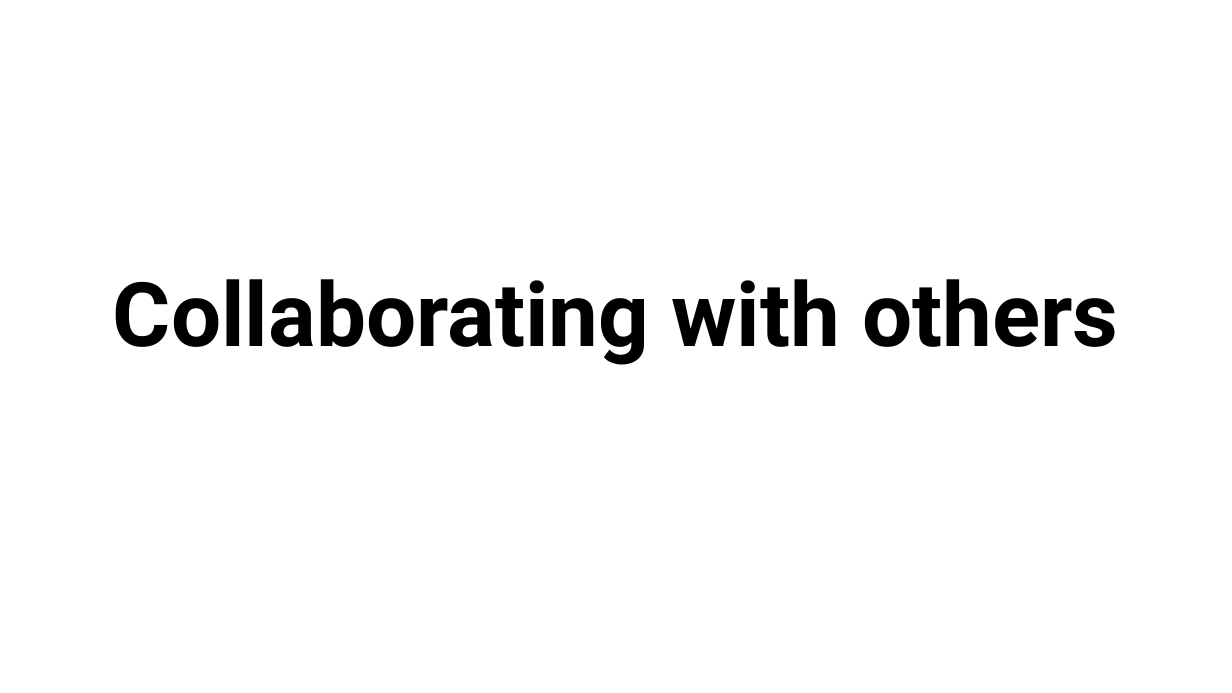
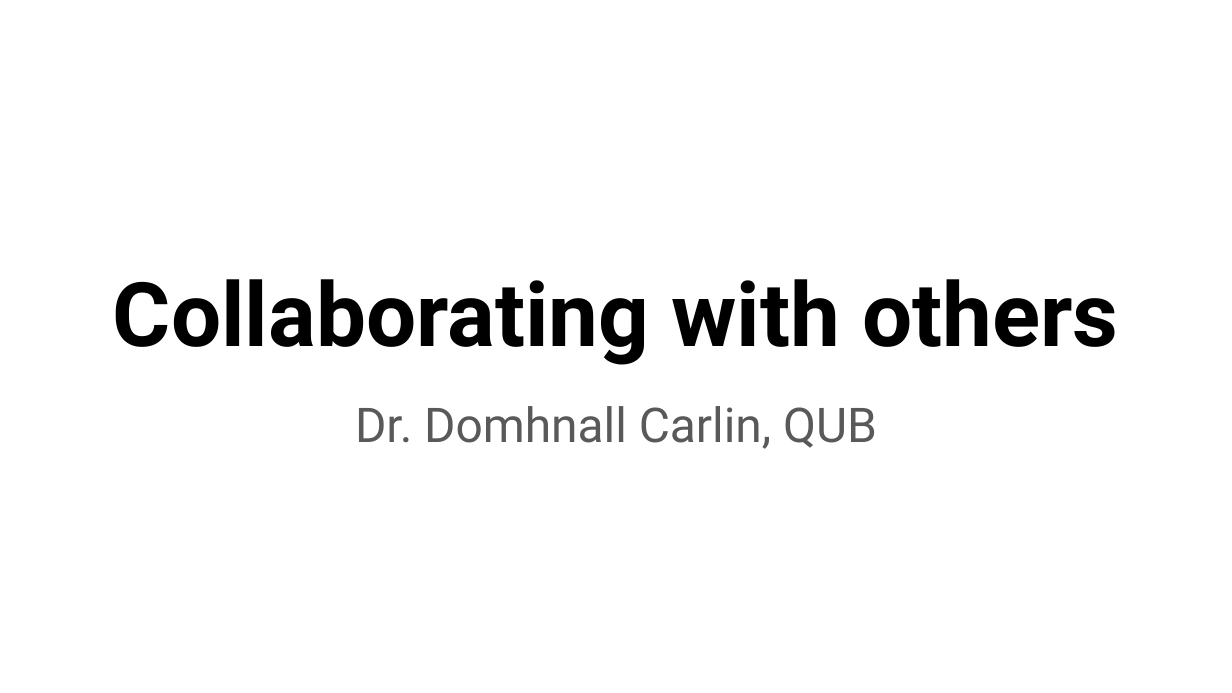
Before and after one commit to RSE-NI/qub-eeecs-python, a slide deck: slide 1 of 12_Collaborating with others.pptx. Drawn at 1232x693 pixels with LibreOffice and Linux fonts; fonts in the diff are those of the drawing. Boxes give left, top, right and bottom in pixels: in the first picture for what was removed or moved away, otherwise in the second. Text is boxed around its words. In the diff, an @@ line names an element or a change of style, - is before the commit and + after.

```diff
--- a/12_Collaborating with others.pptx
+++ b/12_Collaborating with others.pptx
@@ subtitle added at box(355, 406, 877, 449), 28 pt, text #595959 @@
+Dr. Domhnall Carlin, QUB
```
Also in this commit, not shown: 6 slides added, 6 other files.
